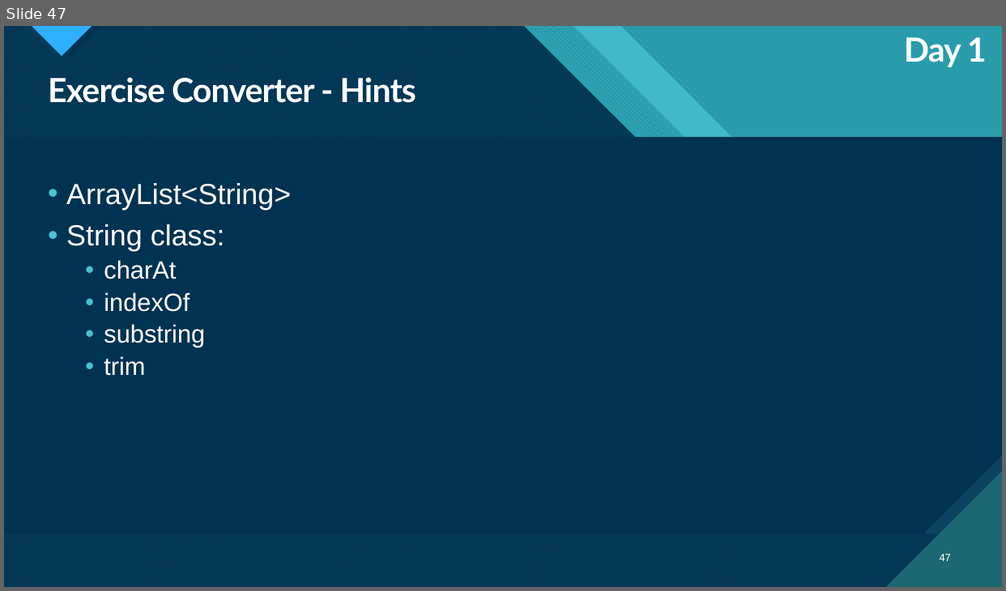
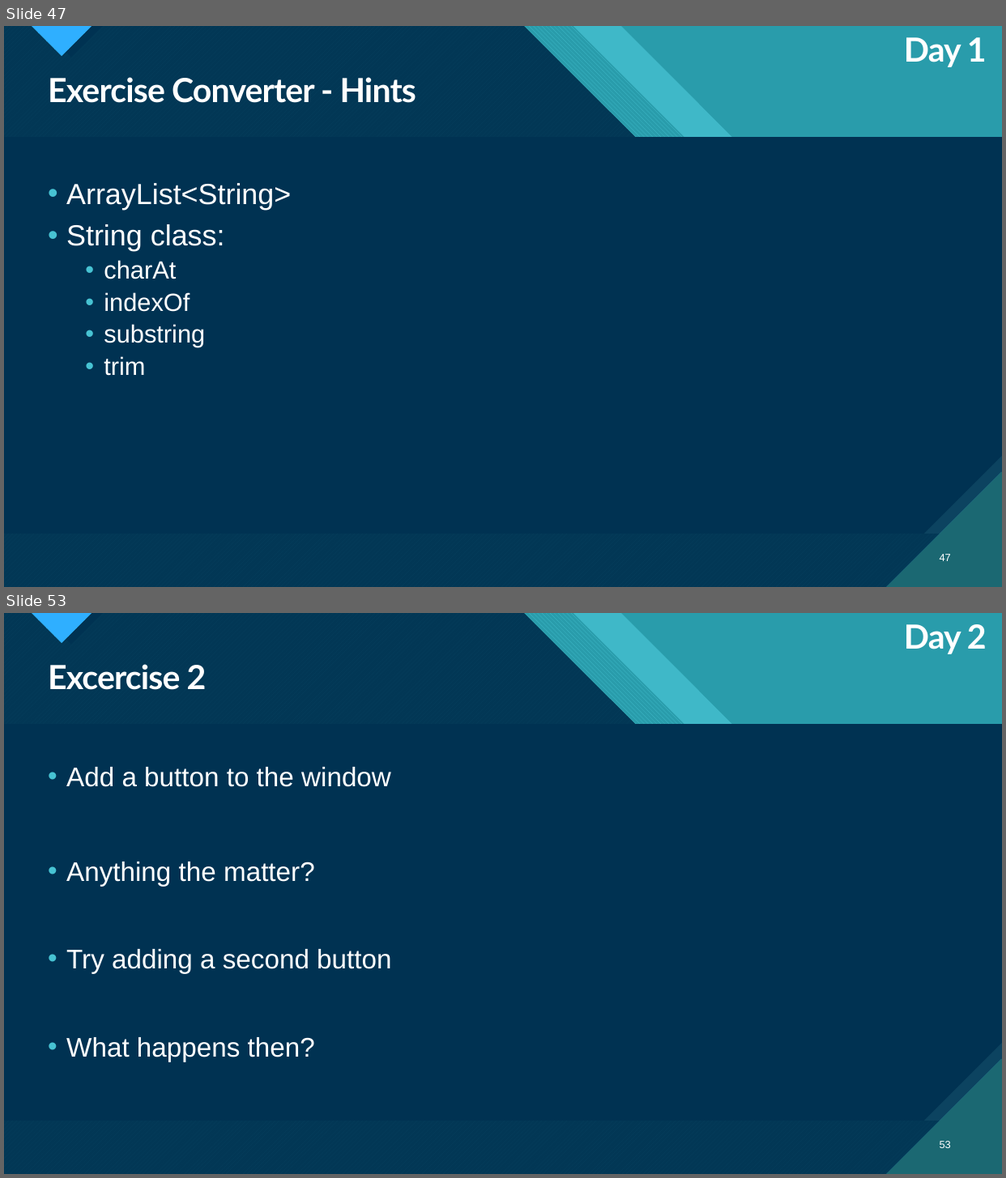
Before and after one commit to kwerling-MM/HHZ_SoSe2023_Praxis_Java, a slide deck: HHZ Java 20230425.pptx. Shown one above the other, each under a label of ours: slide 47 before the commit, slides 47 and 53 after it; the slides between them are not shown. The pictures are 1006x591 and 1006x1178 pixels, drawn with LibreOffice and Linux fonts; fonts in the diff are those of the drawing. Boxes give left, top, right and bottom in pixels: in the first picture for what was removed or moved away, otherwise in the second. Text is boxed around its words. In the diff, an @@ line names an element or a change of style, - is before the commit and + after.

```diff
--- a/HHZ Java 20230425.pptx
+++ b/HHZ Java 20230425.pptx
@@ slide 53 added at [4, 613, 1002, 1174], background #47C3D3; not listed: 18 template elements that a slide beside it also shows @@
@@ text added at [904, 624, 987, 654], 32 pt, text #FFFFFF, bold @@
+Day 2
@@ title added at [48, 664, 206, 690], 32 pt, text #FFFFFF, bold @@
+Excercise 2
@@ text added at [66, 767, 391, 1062], 25.9 pt, text #FFFFFF @@
+• Add a button to the window
+• Anything the matter?
+• Try adding a second button
+• What happens then?
@@ page number added at [940, 1141, 951, 1148], 10 pt, text #FFFFFF @@
+53
```
Also in this commit, not shown: 23 other slides added.
